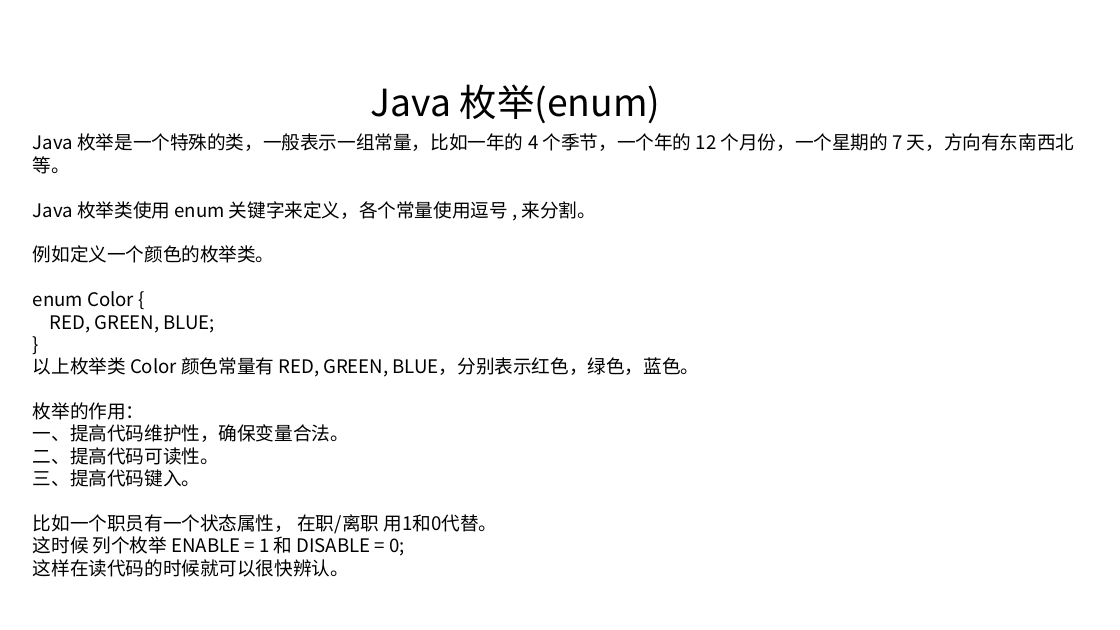
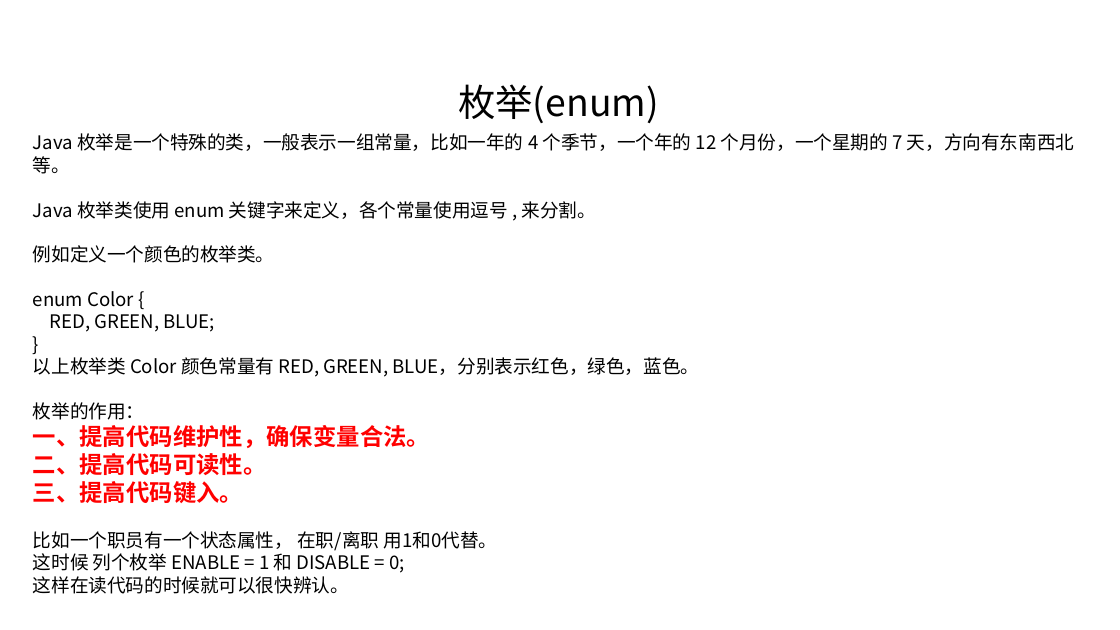
Before and after one commit to linkknown/PPT, a slide deck: slide 2 of 基础PPT/第13章：Java枚举简介.pptx. Drawn at 1120x630 pixels with LibreOffice and Linux fonts; fonts in the diff are those of the drawing; background and template pictures are left out. Boxes give left, top, right and bottom in pixels: in the first picture for what was removed or moved away, otherwise in the second. Text is boxed around its words. In the diff, an @@ line names an element or a change of style, - is before the commit and + after.

```diff
--- a/基础PPT/第13章：Java枚举简介.pptx
+++ b/基础PPT/第13章：Java枚举简介.pptx
@@ text at (x1=458, y1=84, x2=659, y2=123): text changed @@
-Java 枚举(enum)
+枚举(enum)
@@ text at (x1=33, y1=425, x2=430, y2=503): size 16 to 20 pt, text colour #000000 to #FF0000, bold on in "一、提高代码维护性，确保变量合法。", "二、提高代码可读性。", "三、提高代码键入。" @@
```
Also in this commit, not shown: 7 slides removed, 1 other file.
